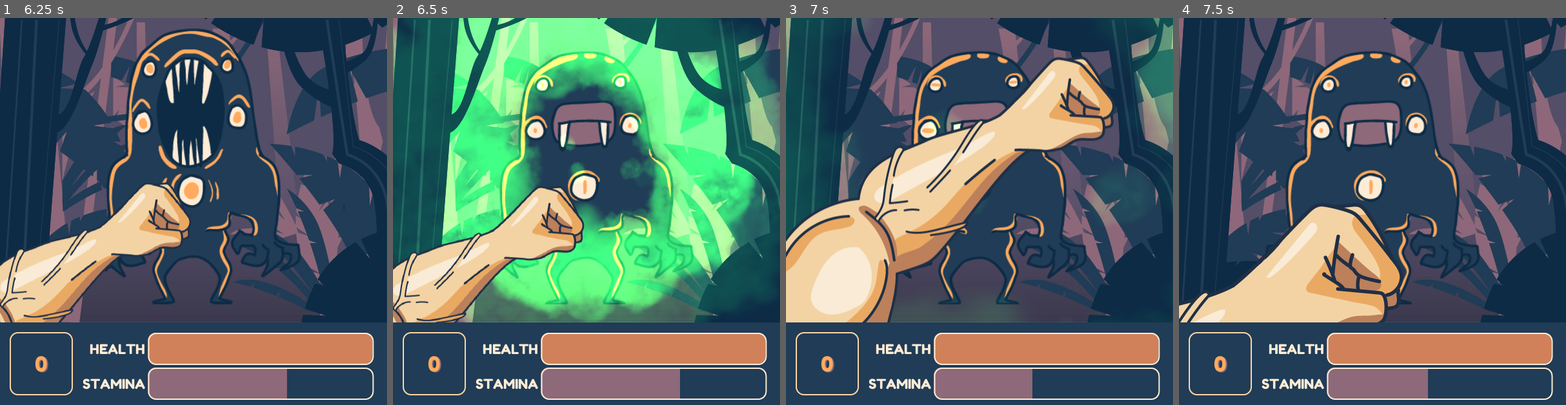
Above: before the commit, frames 1-4 (left to right).
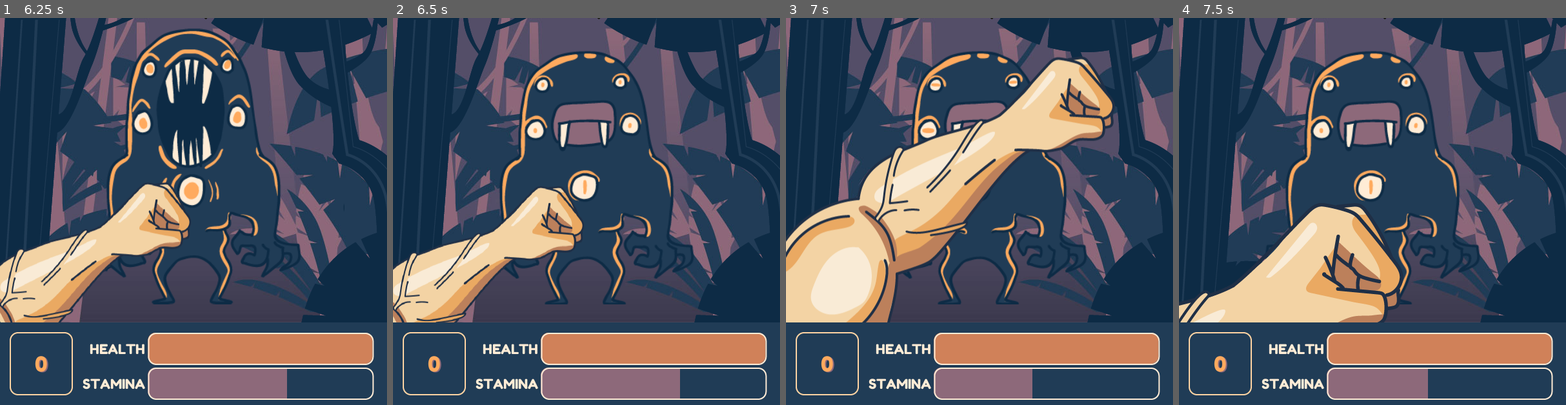
Above: after the commit, the same moments.

Repository: blackmambastudio/mocho
Game: Godot game, scene res://Game.tscn
Same seed, same stepped clock (60 frames per second), same inputs: the game is played once before the commit and once after it.
Inputs (mouse positions are in pixels of both pictures, inside the frame that each line leads up to):
- Up to frame 1 (6.25 s): move the mouse to (278, 192) at 0.52 s; hold Right (ui_right) 0.53-1.28 s; tap D (block) at 0.6, 1.55, 2.1, 3.05, 3.6, 4.55, 5.1, 6.05 s; click (278, 192) at 0.67 s; tap K (hit) at 0.8, 1.35, 2.3, 2.85, 3.8, 4.35, 5.3, 5.85 s; move the mouse to (116, 230) at 1.27 s; move the mouse to (232, 126) at 2.02 s; hold Right (ui_right) 2.03-3.53 s; move the mouse to (174, 288) at 2.77 s; click (174, 288) at 2.92 s; move the mouse to (309, 269) at 3.52 s; tap Enter at 4.25 s; move the mouse to (77, 153) at 4.27 s; move the mouse to (212, 211) at 5.02 s; click (212, 211) at 5.17 s; move the mouse to (135, 114) at 5.77 s; hold Right (ui_right) from 5.78 s (still down)
- Up to frame 2 (6.5 s): keep holding Right (ui_right)
- Up to frame 3 (7 s): keep holding Right (ui_right); move the mouse to (1064, 192) at 6.52 s; tap D (block) at 6.6 s; tap K (hit) at 6.8 s
- Up to frame 4 (7.5 s): keep holding Right (ui_right); move the mouse to (1295, 230) at 7.27 s; tap K (hit) at 7.35 s; click (1295, 230) at 7.42 s

Frame 1 is identical in both runs. In frame 2, 61% of the frame differs, in the area x 0-100%, y 0-79%; in frame 3, 6.7%; in frame 4, nothing differs.

Commit message:
MartaAudio

Diff:
--- a/AudioManager.gd
+++ b/AudioManager.gd
@@ -71,3 +71,7 @@
 
 func alien_death(monster_type):
 	$Alien/SFX_Death.play()
+
+func alien_spit():
+	$Marta/SFX_Spit.playsound()
+	$Marta/SFX_SpitGrunt.playsound()
--- a/Game.tscn
+++ b/Game.tscn
@@ -35,10 +35,22 @@
 [ext_resource path="res://Audio/SFX_MiltonPrepare_02.ogg" type="AudioStream" id=33]
 [ext_resource path="res://Audio/SFX_MiltonDodge_01.ogg" type="AudioStream" id=34]
 [ext_resource path="res://Audio/SFX_MiltonDodge_02.ogg" type="AudioStream" id=35]
-[ext_resource path="res://Assets/titulo_mocho.png" type="Texture" id=36]
-[ext_resource path="res://GUI.tscn" type="PackedScene" id=37]
-[ext_resource path="res://Metronome.gd" type="Script" id=38]
-[ext_resource path="res://Assets/arbol_frente.png" type="Texture" id=39]
+[ext_resource path="res://Audio/SFX_MiltonAttk_01.ogg" type="AudioStream" id=36]
+[ext_resource path="res://Audio/SFX_MiltonAttk_02.ogg" type="AudioStream" id=37]
+[ext_resource path="res://Audio/SFX_MartaPrepare_01.ogg" type="AudioStream" id=38]
+[ext_resource path="res://Audio/SFX_MartaPrepare_02.ogg" type="AudioStream" id=39]
+[ext_resource path="res://Audio/SFX_MartaDodge_01.ogg" type="AudioStream" id=40]
+[ext_resource path="res://Audio/SFX_MartaDodge_02.ogg" type="AudioStream" id=41]
+[ext_resource path="res://Audio/SFX_MartaAttk_01.ogg" type="AudioStream" id=42]
+[ext_resource path="res://Audio/SFX_MartaAttk_02.ogg" type="AudioStream" id=43]
+[ext_resource path="res://Audio/SFX_MartaSpit_01.ogg" type="AudioStream" id=44]
+[ext_resource path="res://Audio/SFX_MartaSpit_02.ogg" type="AudioStream" id=45]
+[ext_resource path="res://Audio/SFX_MartaSpitGrunt_01.ogg" type="AudioStream" id=46]
+[ext_resource path="res://Audio/SFX_MartaSpitGrunt_02.ogg" type="AudioStream" id=47]
+[ext_resource path="res://Assets/titulo_mocho.png" type="Texture" id=48]
+[ext_resource path="res://GUI.tscn" type="PackedScene" id=49]
+[ext_resource path="res://Metronome.gd" type="Script" id=50]
+[ext_resource path="res://Assets/arbol_frente.png" type="Texture" id=51]
 
 [sub_resource type="Animation" id=1]
 resource_name = "Fall"
@@ -99,7 +111,6 @@
 time_blocking = 0.5
 
 [node name="AudioManager" type="Control" parent="."]
-editor/display_folded = true
 margin_right = 40.0
 margin_bottom = 40.0
 script = ExtResource( 5 )
@@ -110,6 +121,7 @@
 bus = "Music"
 
 [node name="Mocho" type="Control" parent="AudioManager"]
+editor/display_folded = true
 margin_right = 40.0
 margin_bottom = 40.0
 
@@ -275,6 +287,7 @@
 stream = ExtResource( 31 )
 
 [node name="Milton" type="Control" parent="AudioManager"]
+editor/display_folded = true
 margin_right = 40.0
 margin_bottom = 40.0
 
@@ -318,14 +331,11 @@
 Bus = "SFX"
 
 [node name="SoundObject" parent="AudioManager/Milton/SFX_Attk" instance=ExtResource( 10 )]
-stream = ExtResource( 11 )
+stream = ExtResource( 36 )
 Volume = 6.0
 
 [node name="SoundObject2" parent="AudioManager/Milton/SFX_Attk" instance=ExtResource( 10 )]
-stream = ExtResource( 12 )
-
-[node name="SoundObject3" parent="AudioManager/Milton/SFX_Attk" instance=ExtResource( 10 )]
-stream = ExtResource( 29 )
+stream = ExtResource( 37 )
 
 [node name="SFX_Slash" parent="AudioManager/Milton" instance=ExtResource( 9 )]
 editor/display_folded = true
@@ -339,7 +349,6 @@
 Volume = 2.0
 
 [node name="Marta" type="Control" parent="AudioManager"]
-editor/display_folded = true
 margin_right = 40.0
 margin_bottom = 40.0
 
@@ -350,51 +359,75 @@
 [node name="SFX_Prepare" parent="AudioManager/Marta" instance=ExtResource( 9 )]
 editor/display_folded = true
 position = Vector2( 322.192, 153.019 )
-Pitch = 8.0
+Volume = 2.0
+Pitch = 2.0
 Bus = "SFX"
 
 [node name="SoundObject" parent="AudioManager/Marta/SFX_Prepare" instance=ExtResource( 10 )]
-stream = ExtResource( 23 )
+stream = ExtResource( 38 )
 Volume = 6.0
 
 [node name="SoundObject2" parent="AudioManager/Marta/SFX_Prepare" instance=ExtResource( 10 )]
-stream = ExtResource( 24 )
+stream = ExtResource( 39 )
 
 [node name="SFX_Dodge" parent="AudioManager/Marta" instance=ExtResource( 9 )]
 editor/display_folded = true
 position = Vector2( 322.192, 153.019 )
-Pitch = 8.0
+Volume = 2.0
+Pitch = 2.0
 Bus = "SFX"
 
 [node name="SoundObject" parent="AudioManager/Marta/SFX_Dodge" instance=ExtResource( 10 )]
-stream = ExtResource( 25 )
+stream = ExtResource( 40 )
 Volume = 6.0
 
 [node name="SoundObject2" parent="AudioManager/Marta/SFX_Dodge" instance=ExtResource( 10 )]
-stream = ExtResource( 26 )
+stream = ExtResource( 41 )
 
 [node name="SFX_Attk" parent="AudioManager/Marta" instance=ExtResource( 9 )]
 editor/display_folded = true
 position = Vector2( 322.192, 153.019 )
-Volume = -2.0
-Pitch = 8.0
+Pitch = 2.0
 Bus = "SFX"
 
 [node name="SoundObject" parent="AudioManager/Marta/SFX_Attk" instance=ExtResource( 10 )]
-stream = ExtResource( 27 )
+stream = ExtResource( 42 )
 Volume = 6.0
 
 [node name="SoundObject2" parent="AudioManager/Marta/SFX_Attk" instance=ExtResource( 10 )]
-stream = ExtResource( 28 )
-
-[node name="SoundObject3" parent="AudioManager/Marta/SFX_Attk" instance=ExtResource( 10 )]
-stream = ExtResource( 29 )
+stream = ExtResource( 43 )
+
+[node name="SFX_Spit" parent="AudioManager/Marta" instance=ExtResource( 9 )]
+editor/display_folded = true
+position = Vector2( 322.192, 153.019 )
+Volume = 4.0
+Bus = "SFX"
+
+[node name="SoundObject" parent="AudioManager/Marta/SFX_Spit" instance=ExtResource( 10 )]
+stream = ExtResource( 44 )
+Volume = 6.0
+
+[node name="SoundObject2" parent="AudioManager/Marta/SFX_Spit" instance=ExtResource( 10 )]
+stream = ExtResource( 45 )
+
+[node name="SFX_SpitGrunt" parent="AudioManager/Marta" instance=ExtResource( 9 )]
+editor/display_folded = true
+position = Vector2( 322.192, 153.019 )
+Volume = 2.0
+Bus = "SFX"
+
+[node name="SoundObject" parent="AudioManager/Marta/SFX_SpitGrunt" instance=ExtResource( 10 )]
+stream = ExtResource( 46 )
+Volume = 6.0
+
+[node name="SoundObject2" parent="AudioManager/Marta/SFX_SpitGrunt" instance=ExtResource( 10 )]
+stream = ExtResource( 47 )
 
 [node name="SFX_Slash" parent="AudioManager/Marta" instance=ExtResource( 9 )]
 editor/display_folded = true
 position = Vector2( 322.192, 153.019 )
 Volume = 1.0
-Pitch = 14.0
+Pitch = 6.0
 Bus = "SFX"
 
 [node name="SoundObject" parent="AudioManager/Marta/SFX_Slash" instance=ExtResource( 10 )]
--- a/MonsterMarta.gd
+++ b/MonsterMarta.gd
@@ -22,7 +22,10 @@
 func set_status(status):
 	match status:
 		STATUS.HIT:
-			$AnimationPlayer.play("Spit")
+			if current_attack == 0:
+				$AnimationPlayer.play("Spit")
+				AM.alien_spit()
+
 	.set_status(status)
 
 func apply_damage(mocho):
--- a/MonsterMarta.tscn
+++ b/MonsterMarta.tscn
@@ -42,7 +42,7 @@
 "times": PoolRealArray( 0, 0.4 ),
 "transitions": PoolRealArray( -2, 1 ),
 "update": 0,
-"values": [ Vector2( 1e-005, 1e-005 ), Vector2( 4, 4 ) ]
+"values": [ Vector2( 1e-05, 1e-05 ), Vector2( 4, 4 ) ]
 }
 tracks/3/type = "value"
 tracks/3/path = NodePath("SmokeFX:scale")
@@ -54,7 +54,7 @@
 "times": PoolRealArray( 0, 0.4 ),
 "transitions": PoolRealArray( -0.5, 1 ),
 "update": 0,
-"values": [ Vector2( 1e-005, 1e-005 ), Vector2( 4, 4 ) ]
+"values": [ Vector2( 1e-05, 1e-05 ), Vector2( 4, 4 ) ]
 }
 tracks/4/type = "value"
 tracks/4/path = NodePath("Smoke:self_modulate")
@@ -136,12 +136,12 @@
 modulate = Color( 0.152941, 0.858824, 0.180392, 1 )
 material = SubResource( 2 )
 position = Vector2( 289, 212 )
-scale = Vector2( 1e-005, 1e-005 )
+scale = Vector2( 1e-05, 1e-05 )
 texture = ExtResource( 4 )
 
 [node name="SmokeFX" type="Light2D" parent="." index="5"]
 position = Vector2( 289, 212 )
-scale = Vector2( 1e-005, 1e-005 )
+scale = Vector2( 1e-05, 1e-05 )
 texture = ExtResource( 4 )
 color = Color( 0.152941, 0.858824, 0.180392, 1 )
 energy = 1.58
Not shown, changed: Audio/SFX_MartaAttk_01.ogg.import
Not shown, changed: Audio/SFX_MartaAttk_02.ogg.import
Not shown, changed: Audio/SFX_MartaDodge_01.ogg.import
Not shown, changed: Audio/SFX_MartaDodge_02.ogg.import
Not shown, changed: Audio/SFX_MartaPrepare_01.ogg.import
Not shown, changed: Audio/SFX_MartaPrepare_02.ogg.import
Not shown, changed: Audio/SFX_MartaSpitGrunt_01.ogg.import
Not shown, changed: Audio/SFX_MartaSpitGrunt_02.ogg.import
Not shown, changed: Audio/SFX_MartaSpit_01.ogg.import
Not shown, changed: Audio/SFX_MartaSpit_02.ogg.import
Not shown: 3 places in Game.tscn that only renumber resources
